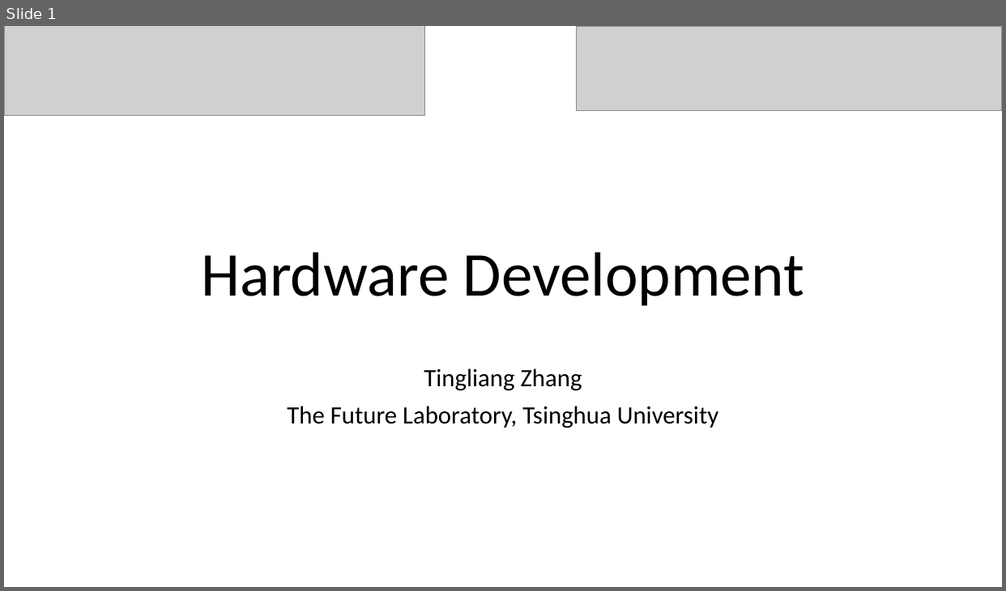
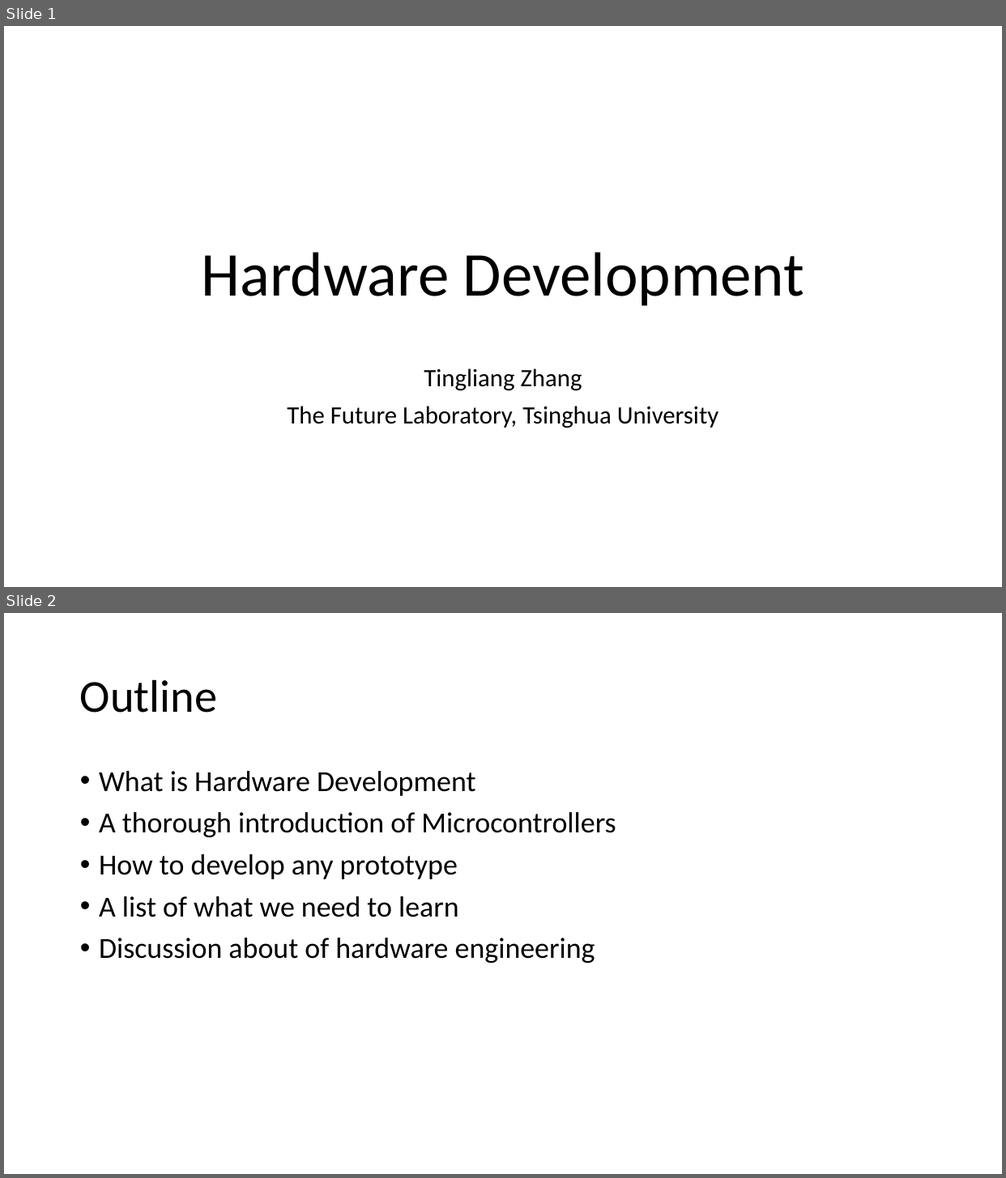
Before and after one commit to TingliangZhang/HardwareLecture, a slide deck: Hardware Development.pptx. Shown one above the other, each under a label of ours: slide 1 before the commit, slides 1 and 2 after it. The pictures are 1006x591 and 1006x1178 pixels, drawn with LibreOffice and Linux fonts; fonts in the diff are those of the drawing; grey boxes stand for pictures; background and template pictures are left out. Boxes give left, top, right and bottom in pixels: in the first picture for what was removed or moved away, otherwise in the second. Text is boxed around its words. In the diff, an @@ line names an element or a change of style, - is before the commit and + after.

Commit message:
PPT

```diff
--- a/Hardware Development.pptx
+++ b/Hardware Development.pptx
@@ slide 2 added at [4,613,1002,1174], background #FFFFFF @@
@@ title added at [80,679,217,713], 44 pt, text #000000 @@
+Outline
@@ text added at [99,771,616,963], 28 pt, text #000000 @@
+• What is Hardware Development
+• A thorough introduction of Microcontrollers
+• How to develop any prototype
+• A list of what we need to learn
+• Discussion about of hardware engineering
@@ slide 1 changed as well @@
@@ picture removed at [4,26,424,116] @@
@@ picture removed at [577,26,1002,110] @@
```
Also in this commit, not shown: 15 other slides added, 1 slide removed, 13 other files.
